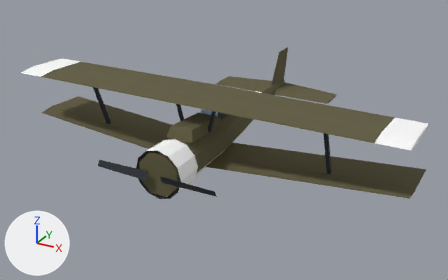
Renders of the glTF model public/models/ww1/sopwith_camel.glb from each side of a commit.
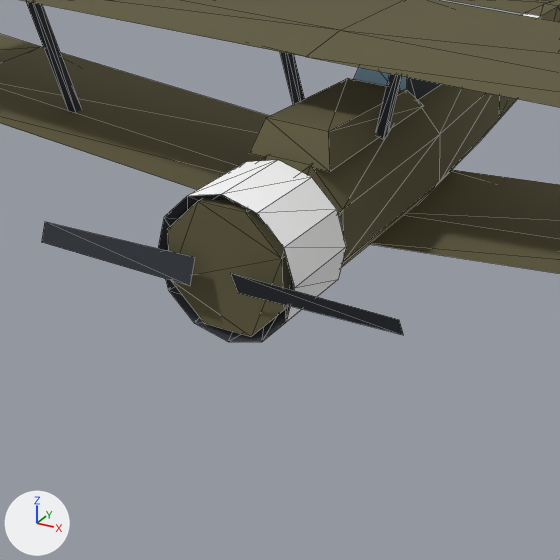
Each version appears first whole from a 50 mm camera at (6.0, -11.25, 5.19) aimed at (-0.11, -0.14, -0.36), and next in a close-up on the part from 19% to 60% of the width and 31% to 97% of the height. Lighting does not change. The marker at lower left points along +X, +Y and +Z. The older version's two pictures come first. The close-ups show mesh edges as thin lines. Where no turn or scale is listed for an object, it has been applied to the vertices. Vertices at exactly the same position are counted once.

The first close-up shows 'body', 'prop'.
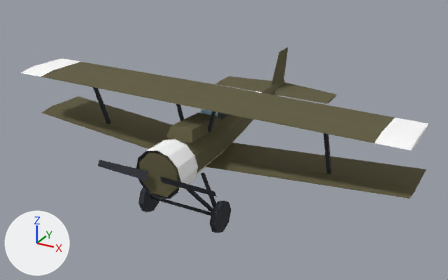
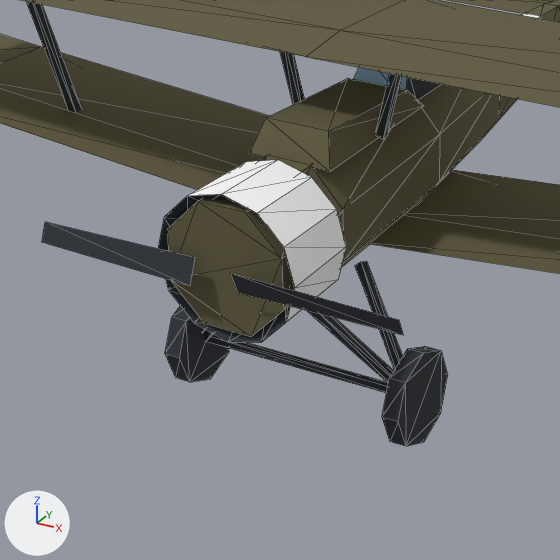
Where the newer file only moved an object's origin or applied its transform, the numbers keep the older frame.

Changed parts and their boxes [x1, y1, x2, y2] in the close-ups (560 x 560 px):
'body', reshaped
    before: [0, 0, 560, 342]
    after: [0, 0, 560, 446]
part 1 of me_body, added
    after: [308, 311, 394, 383]
part 2 of me_body, added
    after: [355, 261, 403, 369]
part 3 of me_body, added
    after: [382, 346, 448, 446]
part 4 of me_body, added
    after: [203, 329, 213, 341]
part 5 of me_body, added
    after: [165, 306, 229, 382]
part 6 of me_body, added
    after: [206, 334, 388, 393]

What the commit changed:
me_body is used by ob_body; location (0.0, 0.091, 0.299).
Verts and faces of me_body; kept vertices keep their numbers, new ones are numbered from 208.
me_body had 208 vertices, 330 faces and spanned x -4.26..4.26, y -2.95..2.95, z -0.8..0.8.
me_body now has 288 vertices, 434 faces and spans x -4.26..4.26, y -2.95..2.95, z -1.72..0.8.
me_body part 1: the loose piece of 8 vertices spanning x 2.61..2.68, y -1.55..-1.02, z -0.5..0.76 is copied, and the copy is turned -39.4 degrees about the y axis through its middle and scaled by 0.7, then moved by (-2.12, -0.97, -1.18); it spans x 0.22..0.83, y -2.44..-2.07, z -1.41..-0.69.
me_body part 2: the loose piece of 8 vertices spanning x 2.61..2.68, y -1.55..-1.02, z -0.5..0.76 is copied, and the copy is multiplied about its middle by the matrix ((0.541, 0.289, -0.337), (-0.001, 0.532, 0.455), (0.444, -0.351, 0.411)), then moved by (-2.12, -0.65, -1.18); it spans x 0.22..0.83, y -2.12..-1.75, z -1.41..-0.69.
me_body part 3: a new loose piece, an 8-sided cylinder along x spanning x 0.78..0.9, y -2.42..-1.76, z -1.72..-1.06, in mat_dark.
me_body part 4: the loose piece of 8 vertices spanning x -2.68..-2.61, y -1.55..-1.02, z -0.5..0.76 is copied, and the copy is turned 39.4 degrees about the y axis through its middle and scaled by 0.7, then moved by (2.12, -0.97, -1.18); it spans x -0.83..-0.22, y -2.44..-2.07, z -1.41..-0.69.
me_body part 5: a new loose piece, an 8-sided cylinder along x spanning x -0.9..-0.78, y -2.42..-1.76, z -1.72..-1.06, in mat_dark.
Part 6, on me_body:
New vertex 208 is at (-0.8, -2.07, -1.41).
New vertex 209 is at (-0.8, -2.07, -1.36).
New vertex 210 is at (-0.8, -2.12, -1.41).
New vertex 211 is at (-0.8, -2.12, -1.36).
New vertices 212 to 215 stand at vertices 208 to 211, in that order, plus (1.6, 0.0, 0.0).
New faces: (208, 213, 212), (208, 209, 213), (210, 212, 214), (208, 212, 210), (211, 214, 215), (210, 214, 211) (mat_dark).
New faces: (209, 215, 213), (209, 211, 215) (mat_dark).
Other edits to the shape of me_body do not show in these pictures.
